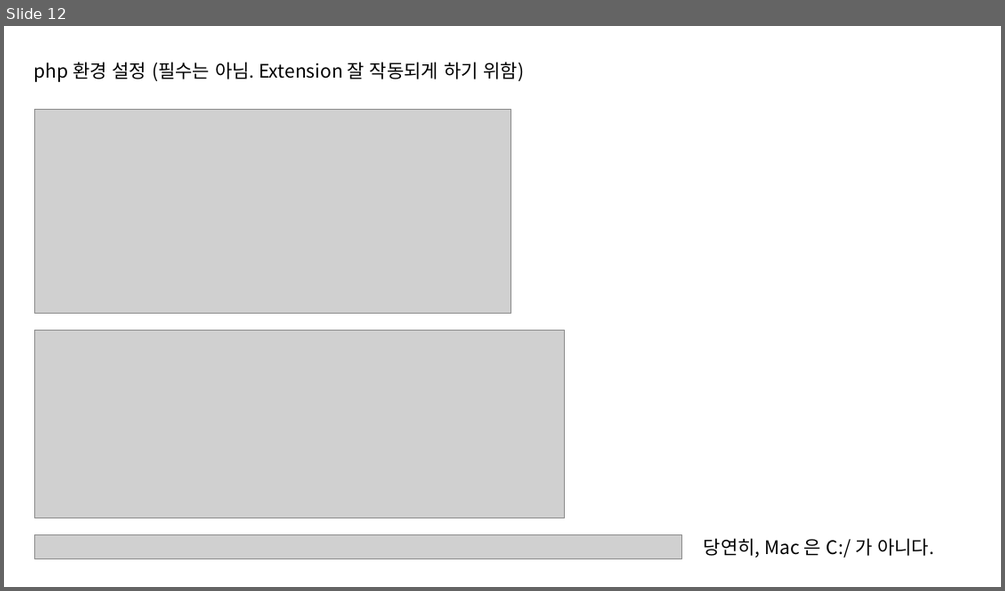
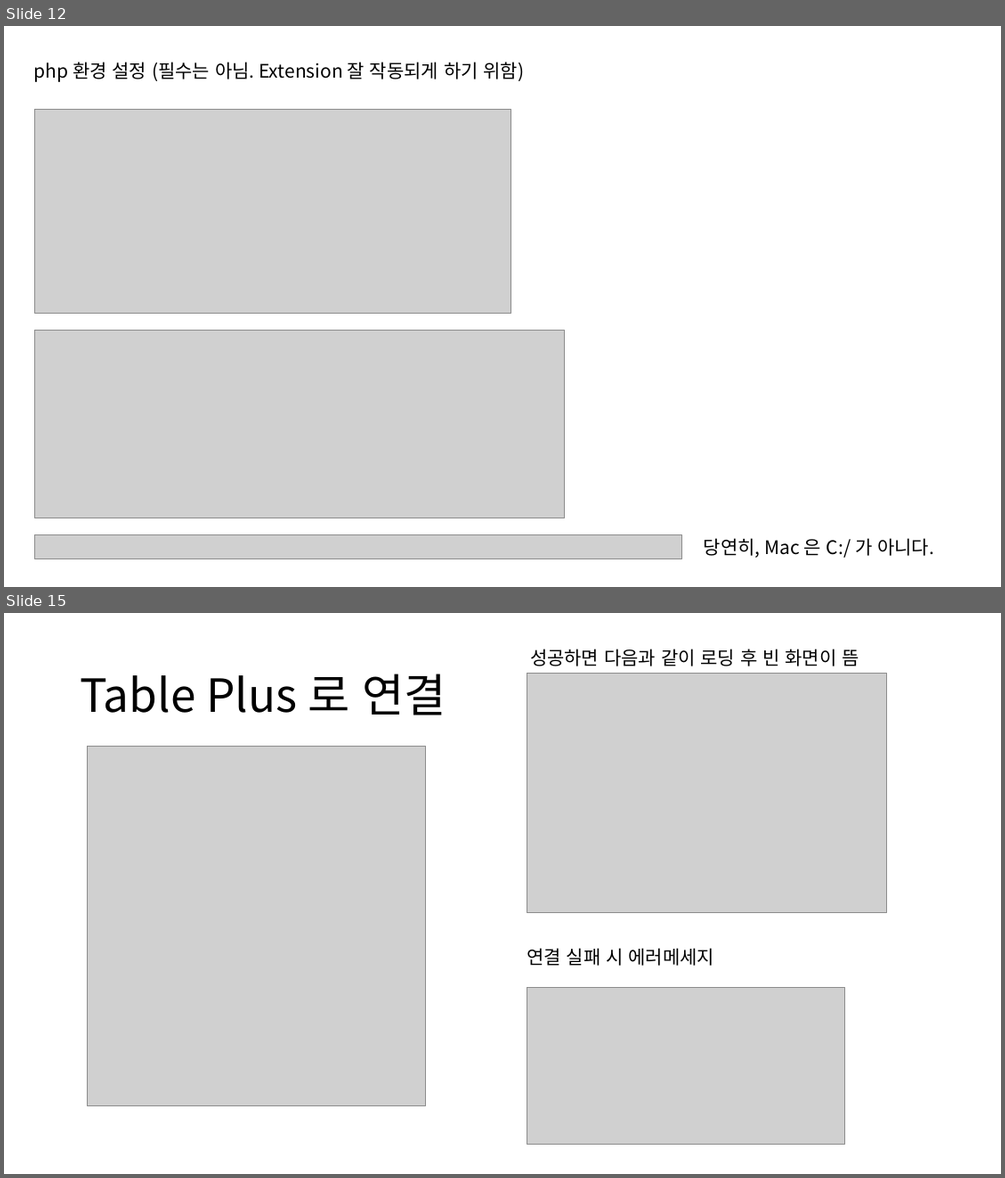
Before and after one commit to GNUCSAssistants/2021webprogramming, a slide deck: 수업/9. PHP REST API/PPT/PHP REST API.pptx. Shown one above the other, each under a label of ours: slide 12 before the commit, slides 12 and 15 after it; the slides between them are not shown. The pictures are 1005x591 and 1005x1178 pixels, drawn with LibreOffice and Linux fonts; fonts in the diff are those of the drawing; grey boxes stand for pictures. Boxes give left, top, right and bottom in pixels: in the first picture for what was removed or moved away, otherwise in the second. Text is boxed around its words. In the diff, an @@ line names an element or a change of style, - is before the commit and + after.

```diff
--- a/수업/9. PHP REST API/PPT/PHP REST API.pptx
+++ b/수업/9. PHP REST API/PPT/PHP REST API.pptx
@@ slide 15 added at bbox=[4, 613, 1001, 1174], background #FFFFFF @@
@@ text added at bbox=[530, 649, 858, 666], 18 pt, text #000000 @@
+성공하면 다음과 같이 로딩 후 빈 화면이 뜸
@@ title added at bbox=[80, 674, 446, 715], 44 pt, text #000000 @@
+Table Plus 로 연결
@@ picture added at bbox=[527, 673, 886, 913] @@
@@ picture added at bbox=[88, 747, 426, 1106] @@
@@ text added at bbox=[526, 948, 715, 965], 18 pt, text #000000 @@
+연결 실패 시 에러메세지
@@ picture added at bbox=[527, 987, 845, 1144] @@
```
Also in this commit, not shown: 4 other slides added, 3 other files.
